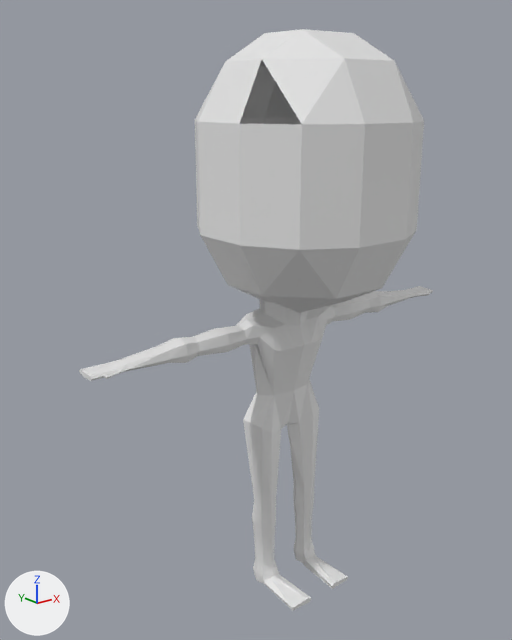
One commit to the Blender file Assets/Models/mainchar.blend: the scene before it, then after it.
The view is the same before and after, from a camera (50 mm lens) standing at (-9.28, -10.08, 10.4) and looking at (-0.68, 0.68, 6.1). Arrows for +X, +Y and +Z are at lower left; the lights stay in place.
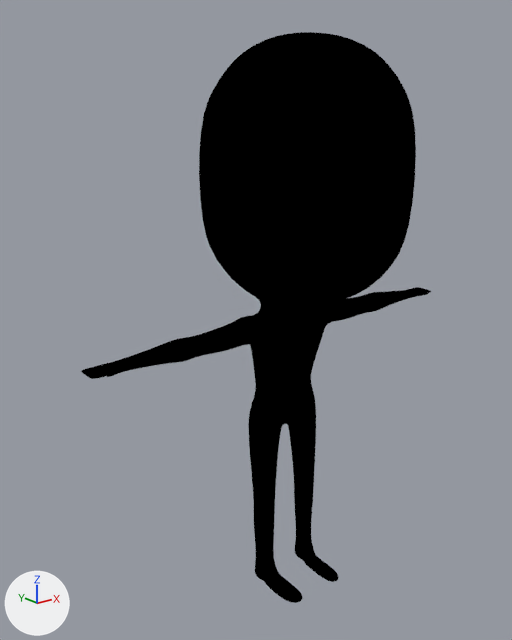
Changed parts and their boxes (x1, y1, x2, y2) in the pictures (512 x 640 px; the box of a moved part takes in the faces that stretch with it):
'Plane', reshaped, modifiers changed
    before: (79, 29, 433, 611)
    after: (81, 32, 431, 603)
part 1 of me_plane, moved or reshaped
    before: (195, 29, 424, 503)
    after: (201, 38, 415, 495)
part 2 of me_plane, built on
    before: (79, 370, 92, 381)
    after: (81, 370, 95, 379)
part 3 of me_plane, recoloured (grey to black)
    before: (80, 29, 433, 611)
    after: (84, 32, 431, 603)

The change, as a diff of the scene's bpy script:
```diff
--- a/Assets/Models/mainchar.blend.py
+++ b/Assets/Models/mainchar.blend.py
@@ img_untitled_001 @@
+img_untitled_001 = load_image('Untitled.001', '_unpacked/Untitled.001', 1024, 1024, 'sRGB')
@@ mat_material_001 @@
+mat_material_001 = diffuse_material('Material.001')
+mat_material_001.texture = img_untitled_001
@@ me_plane @@
 # used by ob_plane; location = (0.0, -2.0, 9.15); rotation_euler = (1.571, 0.0, 0.0), in degrees (90, 0, 0); scale = (0.6, 1.0, 1.0)
 # verts and faces of me_plane; kept vertices keep their numbers, new ones are numbered from 244
 # before: 233 (7.54, -3.19, -2.69) at pixel (419, 286), 234 (7.52, -3.2, -2.32) at pixel (431, 289), 235 (7.54, -3.27, -2.71), 236 (7.52, -3.29, -2.32) at pixel (431, 292), 237 (7.53, -3.3, -2.51)
 # before: 238 (7.53, -3.2, -2.5) at pixel (425, 288), 239 (7.54, -3.23, -2.75) at pixel (417, 287), 242 (7.52, -3.25, -2.28) at pixel (433, 291)
-me_plane.from_pydata(...)  # 244 vertices, 231 faces; spans x 0.0..7.54, y -9.15..2.35, z -4.0..0.0
+me_plane.from_pydata(...)  # 235 vertices, 261 faces; spans x 0.0..7.54, y -9.15..2.35, z -4.0..0.0
+# me_plane part 1
+# 25 vertices are removed from x 0.0..3.4, y -5.5..1.85, z -3.5..0.0
+# 61 faces are deleted
+# 4 vertices move from x 0.0..2.07, y -5.55..-2.93, z -2.55..-2.42 to x 0.0..2.14, y -5.61..-2.84, z -2.57..-2.34
+# 16 vertices are added at x 0.0..1.69, y -5.39..-2.9, z -2.95..-2.0
+# 87 new faces join them
+# me_plane part 2
+delete_faces([(233, 238, 234, 242, 236, 237, 235, 239)])
+faces += [(233, 238, 237, 235), (234, 242, 236), (233, 235, 239), (234, 236, 237, 238)]
+# me_plane part 3: 168 faces spanning x 0.0..7.54, y -9.15..2.35, z -4.0..0.0 switch from no material to mat_material_001 (picture img_untitled_001)
@@ ob_plane @@
 _m = ob_plane.modifiers.new('Mirror', 'MIRROR')
 _m.use_clip = True
+_m = ob_plane.modifiers.new('Subsurf', 'SUBSURF')
+_m.levels = 2
```
